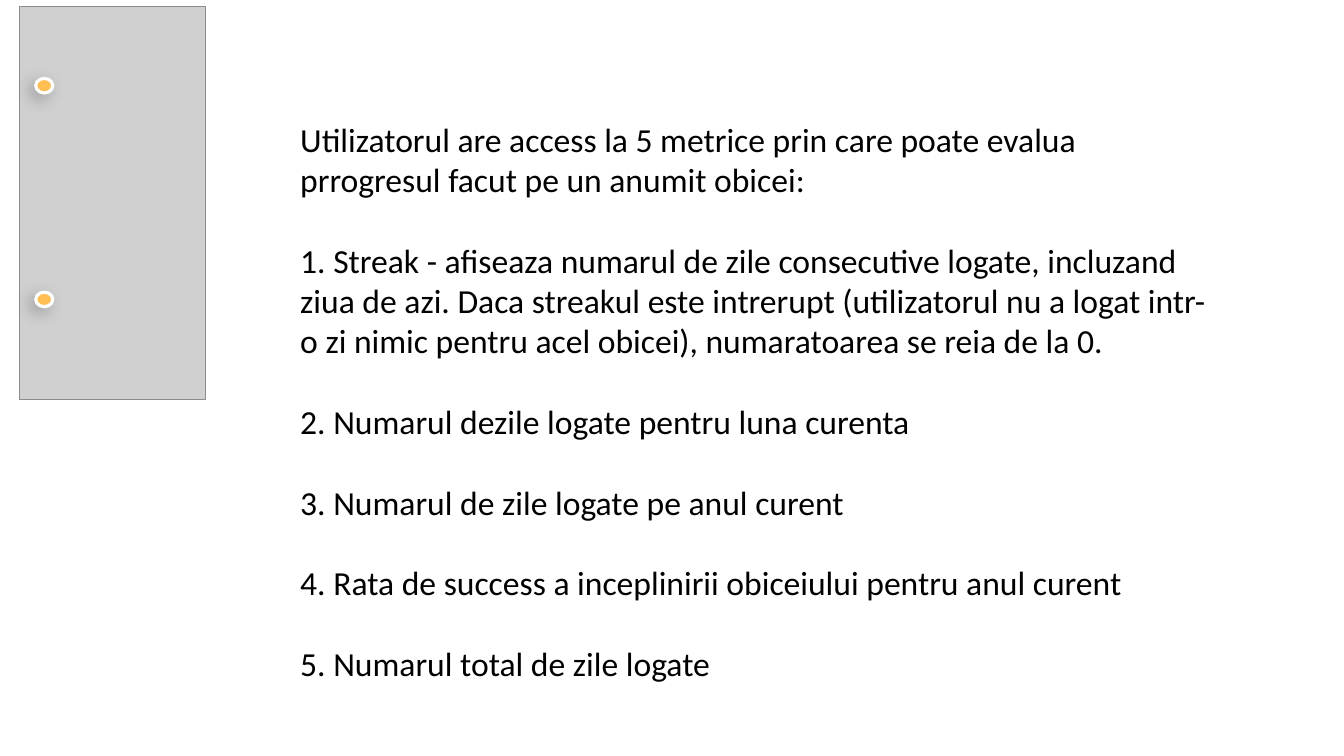
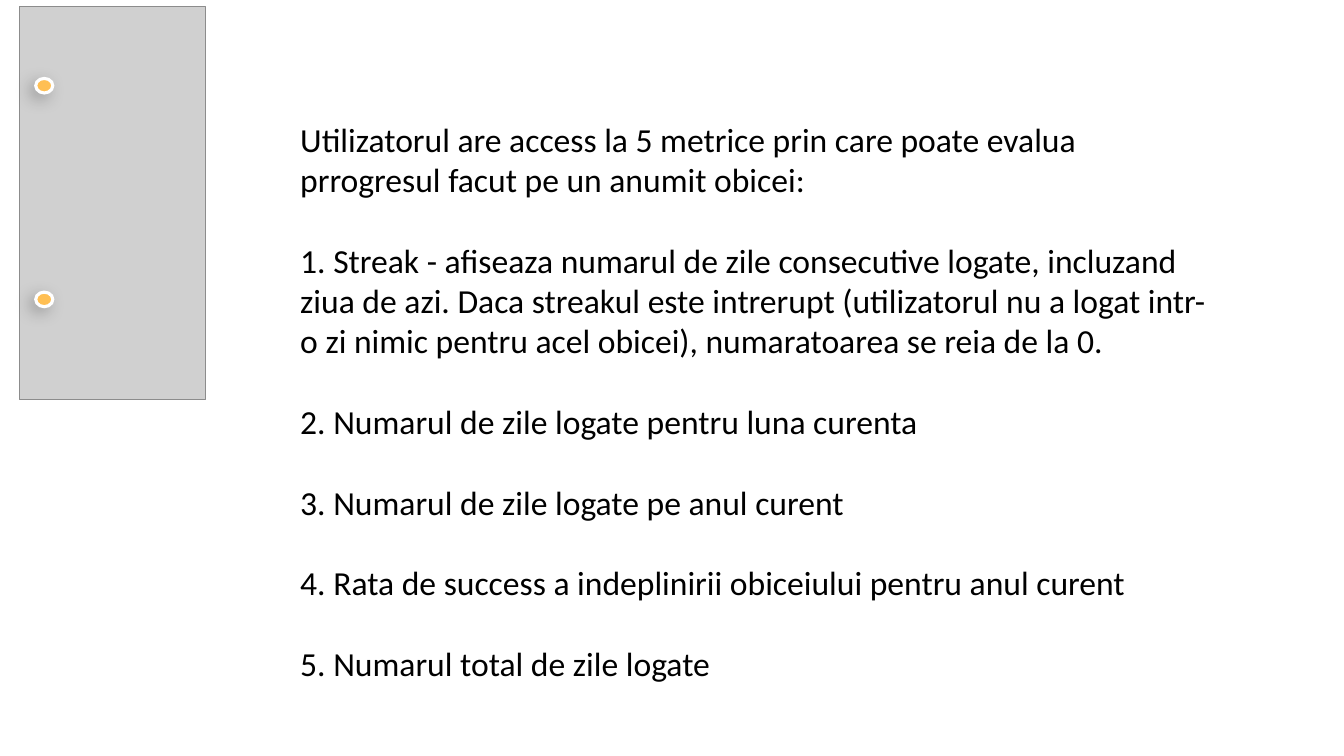
Before and after one commit to lia-ghita/ht, a slide deck: slide 23 of HabitTracker.pptx. Drawn at 1344x756 pixels with LibreOffice and Linux fonts; fonts in the diff are those of the drawing; grey boxes stand for pictures; background and template pictures are left out. Boxes give left, top, right and bottom in pixels: in the first picture for what was removed or moved away, otherwise in the second. Text is boxed around its words. In the diff, an @@ line names an element or a change of style, - is before the commit and + after.

```diff
--- a/HabitTracker.pptx
+++ b/HabitTracker.pptx
@@ text at box(300, 410, 917, 440): spaces changed @@
-2. Numarul dezile logate pentru luna curenta
+2. Numarul de zile logate pentru luna curenta
@@ text at box(300, 571, 1124, 601): text changed @@
-4. Rata de success a inceplinirii obiceiului pentru anul curent
+4. Rata de success a indeplinirii obiceiului pentru anul curent
```
Also in this commit, not shown: 2 other slides changed, 2 slides added, 1 slide removed, 10 other files.
